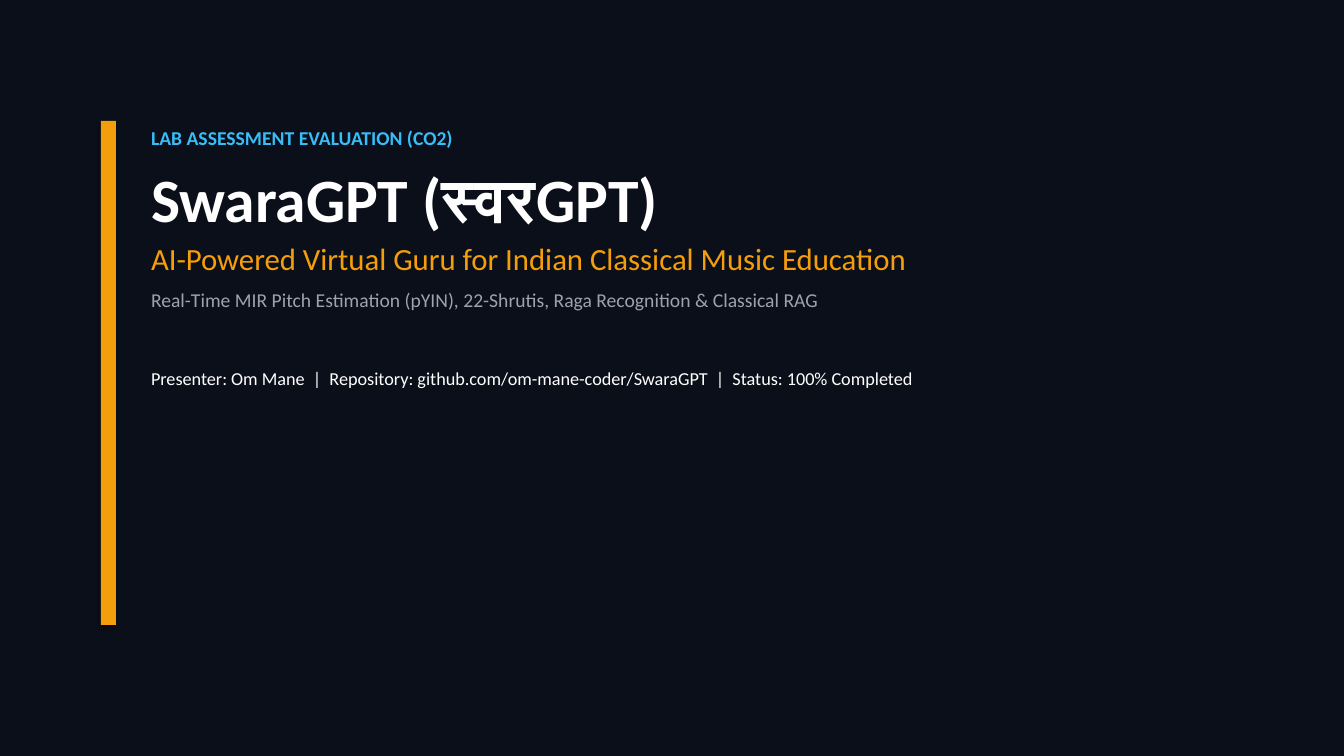
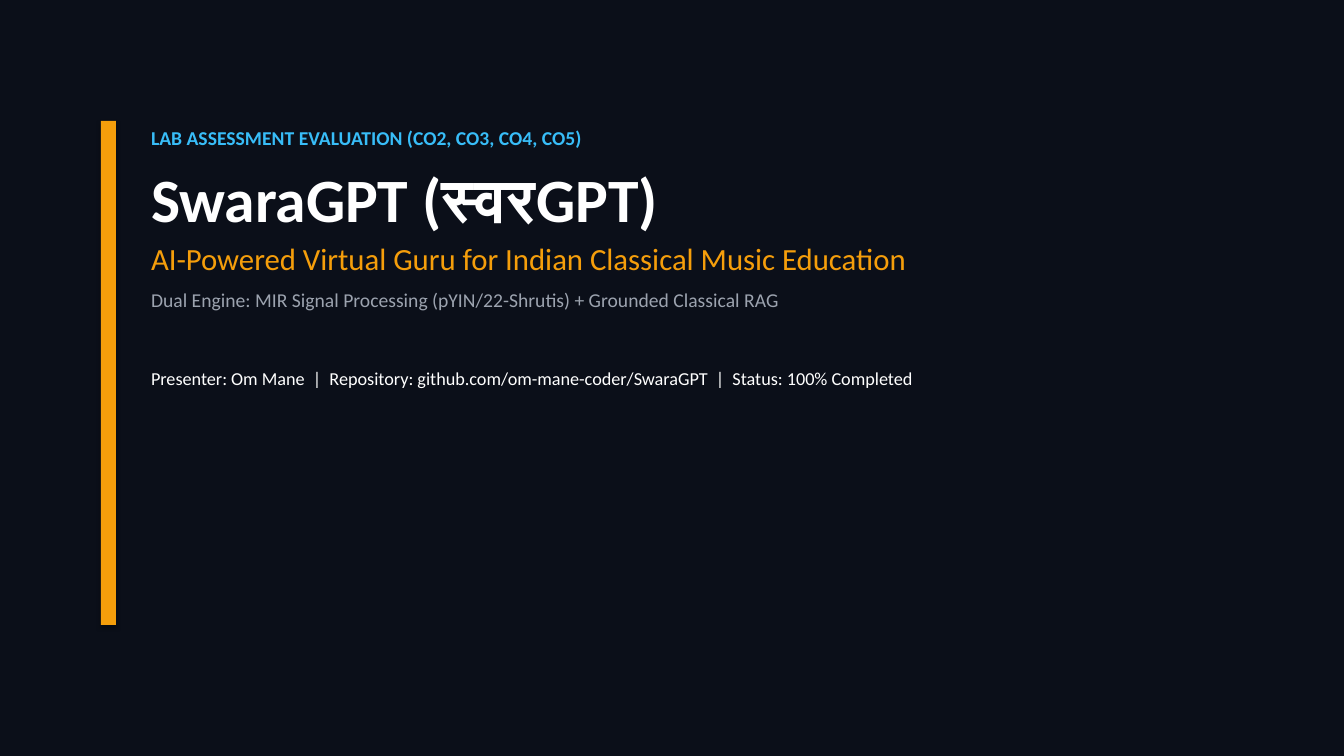
Before and after one commit to om-mane-coder/SwaraGPT, a slide deck: slide 1 of SwaraGPT_Lab_Assessment_CO2.pptx. Drawn at 1344x756 pixels with LibreOffice and Linux fonts; fonts in the diff are those of the drawing. Boxes give left, top, right and bottom in pixels: in the first picture for what was removed or moved away, otherwise in the second. Text is boxed around its words. In the diff, an @@ line names an element or a change of style, - is before the commit and + after.

Commit message:
docs(presentation): expand Lab Assessment deck to cover CO2, CO3, CO4 (QA & Defects), and CO5 (Prototype & Workflow)

```diff
--- a/SwaraGPT_Lab_Assessment_CO2.pptx
+++ b/SwaraGPT_Lab_Assessment_CO2.pptx
@@ text at (151, 130, 582, 148): text changed @@
-LAB ASSESSMENT EVALUATION (CO2)
+LAB ASSESSMENT EVALUATION (CO2, CO3, CO4, CO5)
@@ text at (151, 293, 778, 311): text changed @@
-Real-Time MIR Pitch Estimation (pYIN), 22-Shrutis, Raga Recognition & Classical RAG
+Dual Engine: MIR Signal Processing (pYIN/22-Shrutis) + Grounded Classical RAG
```
Also in this commit, not shown: 1 other slide changed, 2 slides added, 2 other files.
